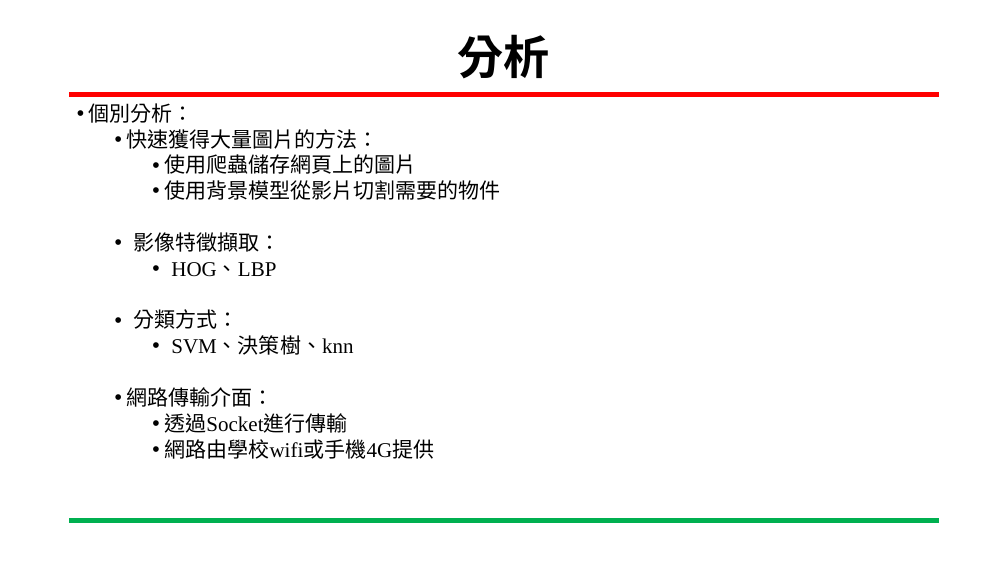
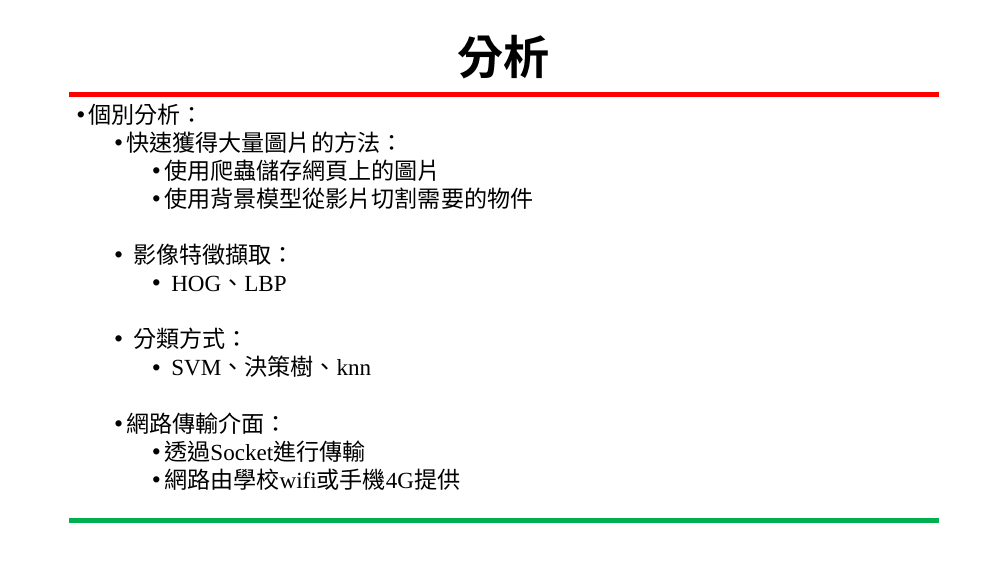
Before and after one commit to YUXING-LEE/image_process, a slide deck: slide 4 of final/基於分散式網路架構進行階層式分類.pptx. Drawn at 1008x567 pixels with LibreOffice and Linux fonts; fonts in the diff are those of the drawing; background and template pictures are left out. Boxes give left, top, right and bottom in pixels: in the first picture for what was removed or moved away, otherwise in the second. Text is boxed around its words. In the diff, an @@ line names an element or a change of style, - is before the commit and + after.

```diff
--- a/final/基於分散式網路架構進行階層式分類.pptx
+++ b/final/基於分散式網路架構進行階層式分類.pptx
@@ text "個別分析：" at (89,103,533,490): size 20 to 22 pt @@
```
Also in this commit, not shown: 2 other slides changed.
